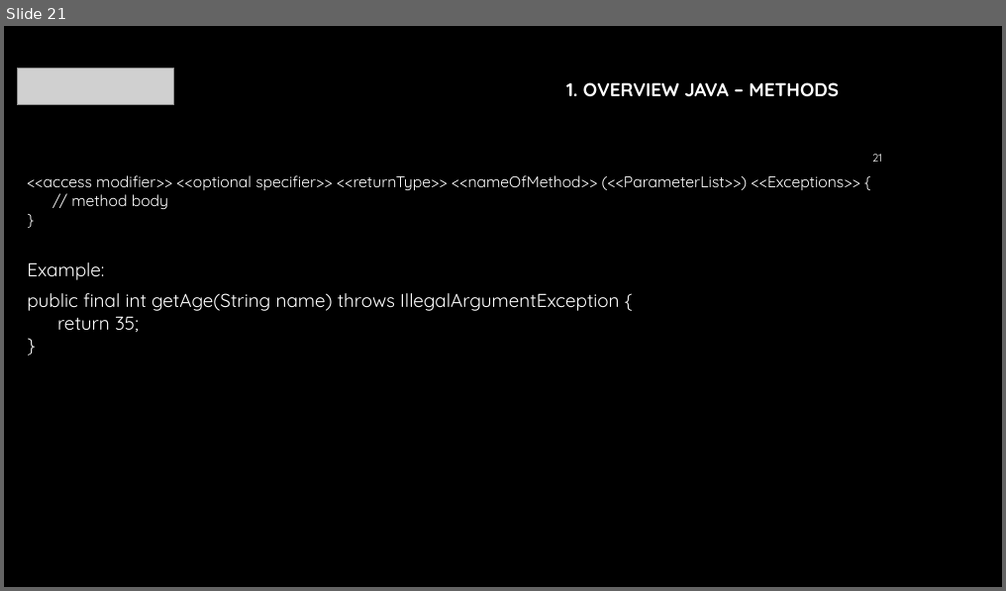
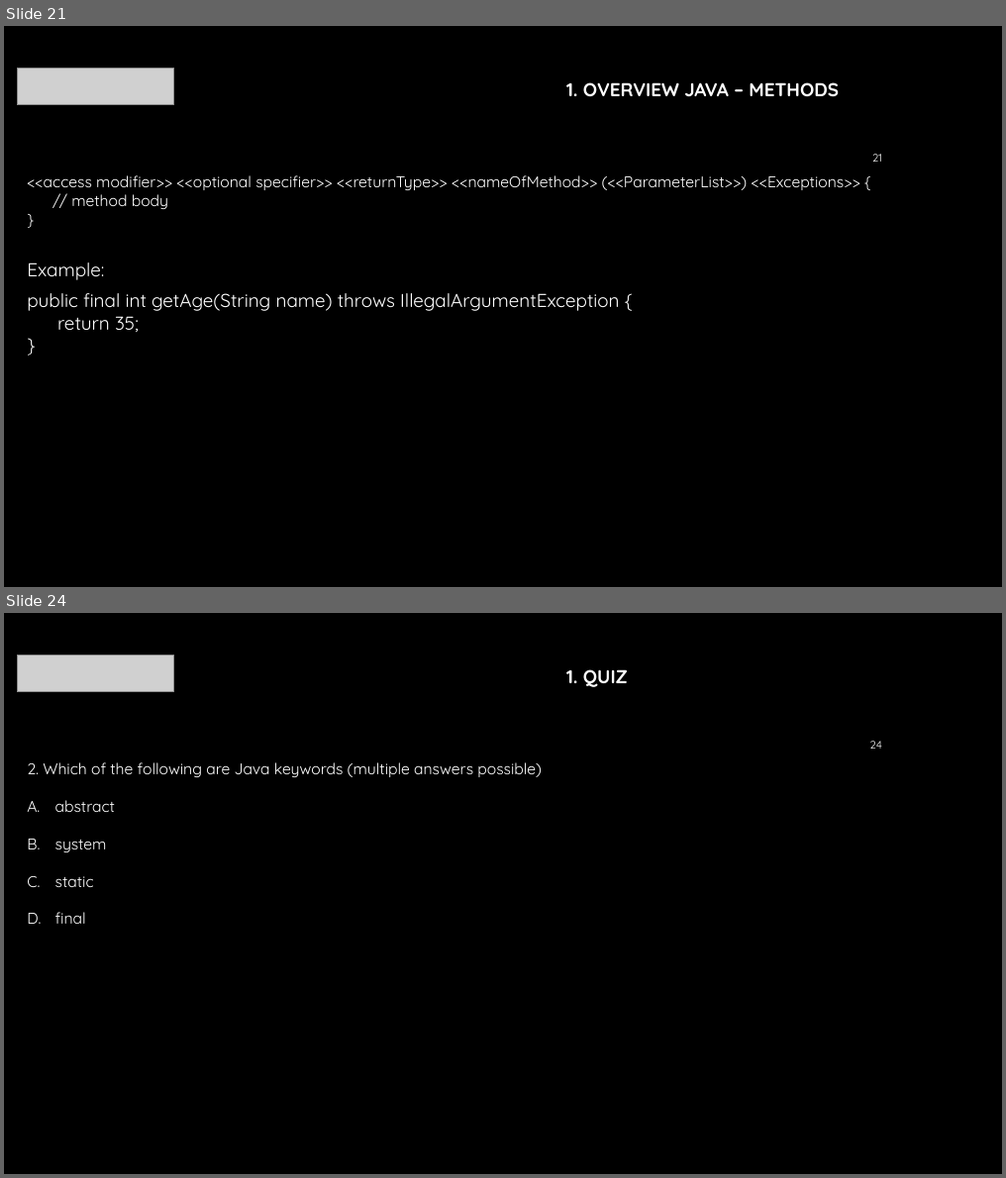
Before and after one commit to mraalten/javafundamentals, a slide deck: docs/training/Presentation.pptx. Shown one above the other, each under a label of ours: slide 21 before the commit, slides 21 and 24 after it; the slides between them are not shown. The pictures are 1006x591 and 1006x1178 pixels, drawn with LibreOffice and Linux fonts; fonts in the diff are those of the drawing; grey boxes stand for pictures; background and template pictures are left out. Boxes give left, top, right and bottom in pixels: in the first picture for what was removed or moved away, otherwise in the second. Text is boxed around its words. In the diff, an @@ line names an element or a change of style, - is before the commit and + after.

```diff
--- a/docs/training/Presentation.pptx
+++ b/docs/training/Presentation.pptx
@@ slide 24 added at (x1=4, y1=613, x2=1002, y2=1174), background #000000 @@
@@ picture added at (x1=18, y1=655, x2=174, y2=692) @@
@@ text added at (x1=566, y1=669, x2=628, y2=687), 18 pt, text #FFFFFF, bold @@
+1. QUIZ
@@ page number added at (x1=870, y1=741, x2=882, y2=749), 10.5 pt, text #FFFFFF @@
+24
@@ text added at (x1=27, y1=762, x2=542, y2=924), 15 pt, text #FFFFFF @@
+2. Which of the following are Java keywords (multiple answers possible)
+A. abstract
+B. system
+C. static
+D. final
```
Also in this commit, not shown: 1 slide changed, 7 other slides added.
